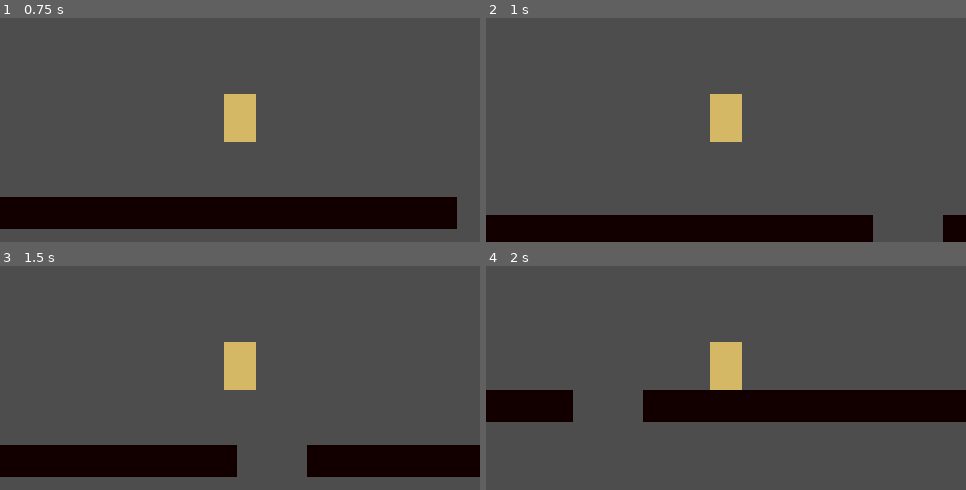
Above: before the commit, frames 1-4 (two rows, left to right).
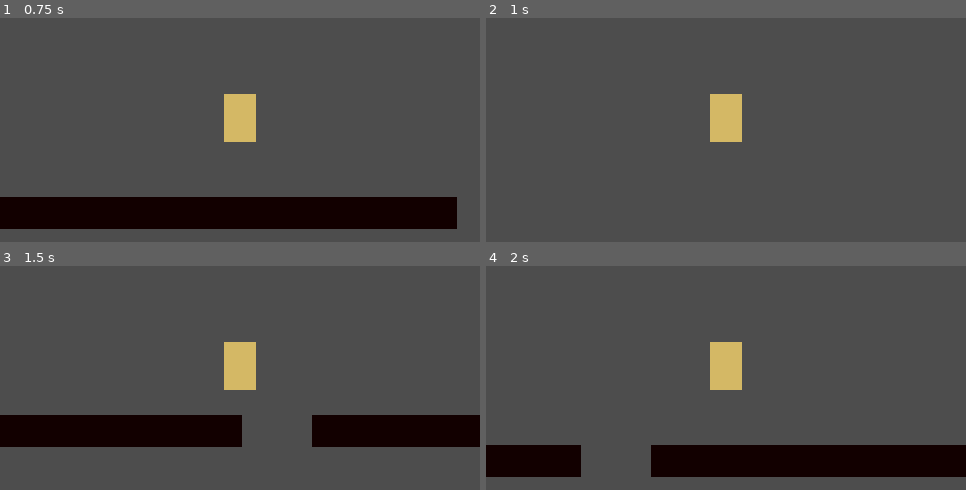
Above: after the commit, the same moments.

Repository: walle1911/DoomFist-2D
Game: Godot game, scene res://scenes/levels/Level_Graybox.tscn
Two runs of this game, one before a commit and one after it. Both use one fixed random seed, a clock stepped at 60 frames per second and the inputs below. The project has no main scene, so this scene is started directly.
Inputs:
- Up to frame 1 (0.75 s): tap Enter at 0.5 s; hold D (move_right) from 0.53 s (still down); tap Space (jump) at 0.6 s
- Up to frame 2 (1 s): keep holding D (move_right); tap Space (jump) at 0.77 s
- Up to frame 3 (1.5 s): keep holding D (move_right); tap Space (jump) at 1.07, 1.35 s
- Up to frame 4 (2 s): keep holding D (move_right); tap Space (jump) at 1.52, 1.82 s

Frame 1 is identical in both runs. In frame 2, 10% of the frame differs, in the area x 0-100%, y 87-100%; in frame 3, 23%; in frame 4, 24%, in the area x 0-100%, y 55-95%.

Commit message:
Add uppercut double jump

Diff:
--- a/scenes/levels/Level_Graybox.tscn
+++ b/scenes/levels/Level_Graybox.tscn
@@ -35,7 +35,7 @@
 move_speed = 300.0
 
 [node name="KillZone" parent="." unique_id=388575701 instance=ExtResource("2_2jchf")]
-position = Vector2(-20, 63)
+position = Vector2(599, 89)
 script = ExtResource("3_ak5w2")
 
 [node name="Checkpoint" parent="." unique_id=167871073 instance=ExtResource("4_fv3v4")]
--- a/scenes/levels/rooms/Room_01_MoveJump.tscn
+++ b/scenes/levels/rooms/Room_01_MoveJump.tscn
@@ -1,3 +1,56 @@
 [gd_scene format=3 uid="uid://ges0hfkv1f44"]
 
+[ext_resource type="PackedScene" uid="uid://dfprpwoxlt6hb" path="res://scenes/objects/Checkpoint.tscn" id="1_giu1a"]
+[ext_resource type="PackedScene" uid="uid://bkbwwqtml01f2" path="res://scenes/objects/KillZone.tscn" id="2_kkfnt"]
+[ext_resource type="PackedScene" uid="uid://sb870pah3x7m" path="res://scenes/player/Player.tscn" id="3_2esi6"]
+[ext_resource type="Script" uid="uid://c3v8o31lkynad" path="res://scripts/objects/KillZone.gd" id="4_kkfnt"]
+
+[sub_resource type="RectangleShape2D" id="RectangleShape2D_mwytc"]
+size = Vector2(200, 32)
+
+[sub_resource type="RectangleShape2D" id="RectangleShape2D_g74q7"]
+size = Vector2(96, 32)
+
+[sub_resource type="RectangleShape2D" id="RectangleShape2D_4mw4c"]
+size = Vector2(120, 32)
+
 [node name="Room01MoveJump" type="Node2D" unique_id=1487911940]
+
+[node name="Platforms" type="Node2D" parent="." unique_id=520028261]
+
+[node name="Floor_A" type="StaticBody2D" parent="Platforms" unique_id=1773282287]
+position = Vector2(100, 230)
+
+[node name="CollisionShape2D" type="CollisionShape2D" parent="Platforms/Floor_A" unique_id=146633483]
+shape = SubResource("RectangleShape2D_mwytc")
+
+[node name="Polygon2D" type="Polygon2D" parent="Platforms/Floor_A" unique_id=1779929779]
+polygon = PackedVector2Array(-100, -16, 100, -16, 100, 16, -100, 16)
+
+[node name="Floor_B" type="StaticBody2D" parent="Platforms" unique_id=2011689315]
+position = Vector2(290, 210)
+
+[node name="CollisionShape2D" type="CollisionShape2D" parent="Platforms/Floor_B" unique_id=1957467575]
+shape = SubResource("RectangleShape2D_g74q7")
+
+[node name="Polygon2D" type="Polygon2D" parent="Platforms/Floor_B" unique_id=1736576546]
+polygon = PackedVector2Array(-48, -16, 48, -16, 48, 16, -48, 16)
+
+[node name="Floor_C" type="StaticBody2D" parent="Platforms" unique_id=433689987]
+position = Vector2(430, 239)
+
+[node name="CollisionShape2D" type="CollisionShape2D" parent="Platforms/Floor_C" unique_id=743482942]
+shape = SubResource("RectangleShape2D_4mw4c")
+
+[node name="Polygon2D" type="Polygon2D" parent="Platforms/Floor_C" unique_id=401783686]
+polygon = PackedVector2Array(-60, -16, 60, -16, 60, 16, -60, 16)
+
+[node name="Checkpoint" parent="." unique_id=167871073 instance=ExtResource("1_giu1a")]
+position = Vector2(290, 170)
+
+[node name="Player" parent="." unique_id=14284688 instance=ExtResource("3_2esi6")]
+position = Vector2(40, 180)
+
+[node name="KillZone" parent="." unique_id=575578226 instance=ExtResource("2_kkfnt")]
+position = Vector2(240, 330)
+script = ExtResource("4_kkfnt")
--- a/scenes/levels/rooms/Room_03_Uppercut.tscn
+++ b/scenes/levels/rooms/Room_03_Uppercut.tscn
@@ -1,3 +1,57 @@
 [gd_scene format=3 uid="uid://bfa8wjrjsahvq"]
 
-[node name="Room03Uppercut" type="Node2D" unique_id=1050539750]
+[ext_resource type="PackedScene" uid="uid://dfprpwoxlt6hb" path="res://scenes/objects/Checkpoint.tscn" id="1_r2rjx"]
+[ext_resource type="PackedScene" uid="uid://sb870pah3x7m" path="res://scenes/player/Player.tscn" id="2_m0fkh"]
+[ext_resource type="PackedScene" uid="uid://bkbwwqtml01f2" path="res://scenes/objects/KillZone.tscn" id="3_wirro"]
+[ext_resource type="Script" uid="uid://c3v8o31lkynad" path="res://scripts/objects/KillZone.gd" id="4_jkcq7"]
+
+[sub_resource type="RectangleShape2D" id="RectangleShape2D_mwytc"]
+size = Vector2(200, 32)
+
+[sub_resource type="RectangleShape2D" id="RectangleShape2D_g74q7"]
+size = Vector2(96, 32)
+
+[sub_resource type="RectangleShape2D" id="RectangleShape2D_4mw4c"]
+size = Vector2(120, 32)
+
+[node name="Room01MoveJump" type="Node2D" unique_id=1487911940]
+
+[node name="Platforms" type="Node2D" parent="." unique_id=520028261]
+
+[node name="Floor_A" type="StaticBody2D" parent="Platforms" unique_id=1773282287]
+position = Vector2(100, 230)
+
+[node name="CollisionShape2D" type="CollisionShape2D" parent="Platforms/Floor_A" unique_id=146633483]
+shape = SubResource("RectangleShape2D_mwytc")
+
+[node name="Polygon2D" type="Polygon2D" parent="Platforms/Floor_A" unique_id=1779929779]
+polygon = PackedVector2Array(-100, -16, 100, -16, 100, 16, -100, 16)
+
+[node name="Floor_B" type="StaticBody2D" parent="Platforms" unique_id=2011689315]
+position = Vector2(283, 147)
+
+[node name="CollisionShape2D" type="CollisionShape2D" parent="Platforms/Floor_B" unique_id=1957467575]
+shape = SubResource("RectangleShape2D_g74q7")
+
+[node name="Polygon2D" type="Polygon2D" parent="Platforms/Floor_B" unique_id=1736576546]
+polygon = PackedVector2Array(-48, -16, 48, -16, 48, 16, -48, 16)
+
+[node name="Floor_C" type="StaticBody2D" parent="Platforms" unique_id=433689987]
+position = Vector2(430, 239)
+
+[node name="CollisionShape2D" type="CollisionShape2D" parent="Platforms/Floor_C" unique_id=743482942]
+shape = SubResource("RectangleShape2D_4mw4c")
+
+[node name="Polygon2D" type="Polygon2D" parent="Platforms/Floor_C" unique_id=401783686]
+polygon = PackedVector2Array(-60, -16, 60, -16, 60, 16, -60, 16)
+
+[node name="Checkpoint" parent="." unique_id=167871073 instance=ExtResource("1_r2rjx")]
+position = Vector2(283, 107)
+
+[node name="Player" parent="." unique_id=14284688 instance=ExtResource("2_m0fkh")]
+position = Vector2(40, 180)
+move_speed = 300.0
+
+[node name="KillZone" parent="." unique_id=575578226 instance=ExtResource("3_wirro")]
+position = Vector2(240, 330)
+script = ExtResource("4_jkcq7")
--- a/scenes/player/Player.tscn
+++ b/scenes/player/Player.tscn
@@ -7,6 +7,7 @@
 
 [node name="Player" type="CharacterBody2D" unique_id=14284688]
 script = ExtResource("1_wr5hl")
+move_speed = 300.0
 
 [node name="CollisionShape2D" type="CollisionShape2D" parent="." unique_id=1634614184]
 shape = SubResource("RectangleShape2D_o8nba")
--- a/scripts/player/PlayerController.gd
+++ b/scripts/player/PlayerController.gd
@@ -16,10 +16,15 @@
 @export var coyote_time: float = 0.08
 @export var jump_buffer_time: float = 0.10
 
+#上勾拳的垂直速度和水平位移速度的百分比
+@export var uppercut_velocity: float = -440.0
+@export var uppercut_horizontal_keep: float = 0.8
+
 var coyote_timer: float = 0.0
 var jump_buffer_timer: float = 0.0
 
 var spawn_position: Vector2
+var can_uppercut: bool = true			#是否能上勾拳
 
 func _ready() -> void:
 	spawn_position = global_position
@@ -41,6 +46,7 @@
 func handle_timers(delta: float) -> void:
 	if is_on_floor():
 		coyote_timer = coyote_time
+		can_uppercut = true
 	else:
 		coyote_timer = max(coyote_timer - delta, 0.0)
 
@@ -48,6 +54,7 @@
 		jump_buffer_timer = jump_buffer_time
 	else:
 		jump_buffer_timer = max(jump_buffer_timer - delta, 0.0)
+
 
 func handle_horizontal_movement(delta: float) -> void:
 	var direction := get_horizontal_direction()
@@ -69,10 +76,24 @@
 		velocity.y = 0
 
 func handle_jump() -> void:
-	if jump_buffer_timer > 0.0 and coyote_timer > 0.0:
+	if jump_buffer_timer <= 0.0:
+		return
+	# 普通跳跃：在地面，或者刚离开地面的一小段土狼时间内
+	if coyote_timer > 0.0:
 		velocity.y = jump_velocity
 		jump_buffer_timer = 0.0
 		coyote_timer = 0.0
+		return
+	# 上勾拳 / 二段跳：已经在空中，并且还有上勾拳次数
+	if can_uppercut:
+		do_uppercut()
+		jump_buffer_timer = 0.0
+
+#上勾拳！
+func do_uppercut() -> void:
+	velocity.y = uppercut_velocity
+	velocity.x *= uppercut_horizontal_keep
+	can_uppercut = false
 
 func get_horizontal_direction() -> float:
 	var direction := Input.get_axis(ACTION_MOVE_LEFT, ACTION_MOVE_RIGHT)
@@ -90,6 +111,7 @@
 func respawn() -> void:
 	global_position = spawn_position
 	velocity = Vector2.ZERO
+	can_uppercut = true
 
 #更新复活点
 func set_checkpoint(pos: Vector2) -> void:
